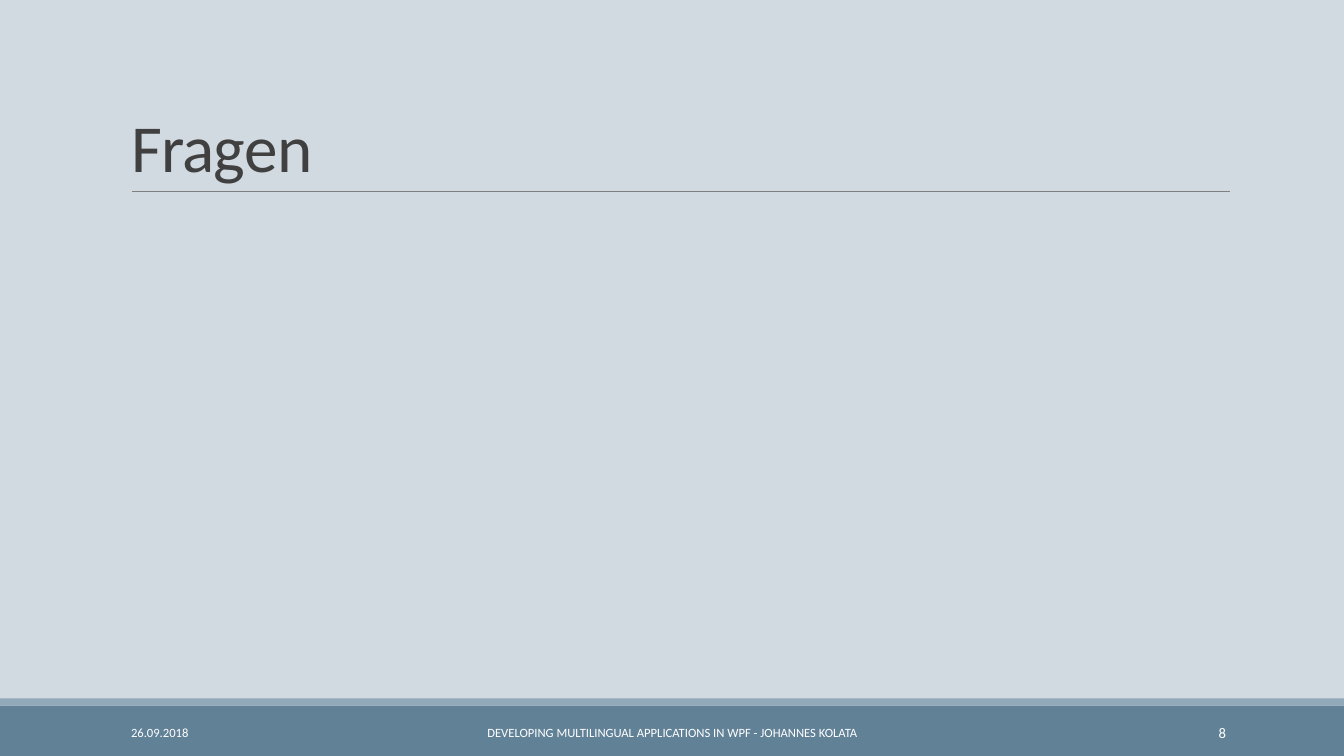
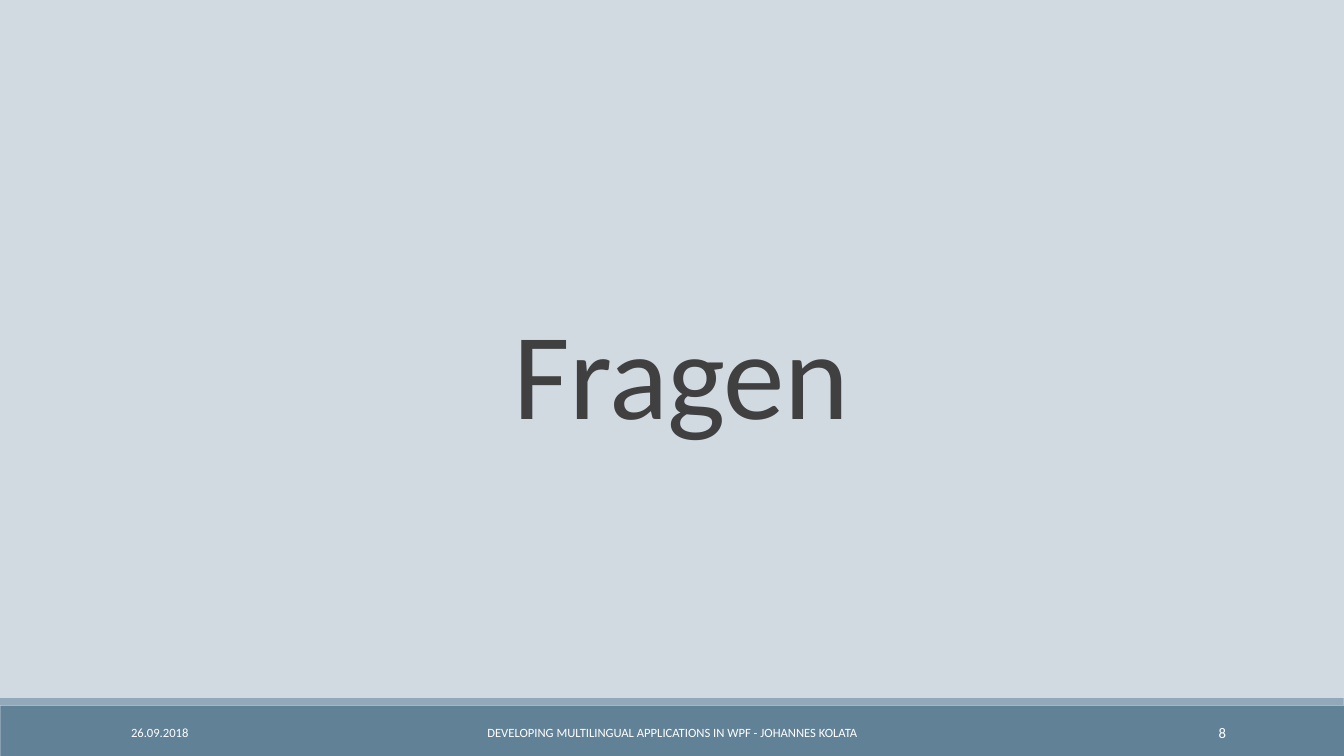
Before and after one commit to Wr4thon/C-Sharp_Usergroup, a slide deck: slide 8 of 20180926/Developing multilingual Applikations in WPF.pptx. Drawn at 1344x756 pixels with LibreOffice and Linux fonts; fonts in the diff are those of the drawing. Boxes give left, top, right and bottom in pixels: in the first picture for what was removed or moved away, otherwise in the second. Text is boxed around its words. In the diff, an @@ line names an element or a change of style, - is before the commit and + after.

```diff
--- a/20180926/Developing multilingual Applikations in WPF.pptx
+++ b/20180926/Developing multilingual Applikations in WPF.pptx
@@ line removed from (132, 192) to (1231, 192) @@
@@ title "Fragen" moved from (x1=131, y1=129, x2=312, y2=184) to (x1=514, y1=340, x2=849, y2=440) @@
@@ title "Fragen" at (x1=514, y1=340, x2=849, y2=440): size 48 to 88 pt; alignment left to centre @@
```
Also in this commit, not shown: 4 other slides changed.
